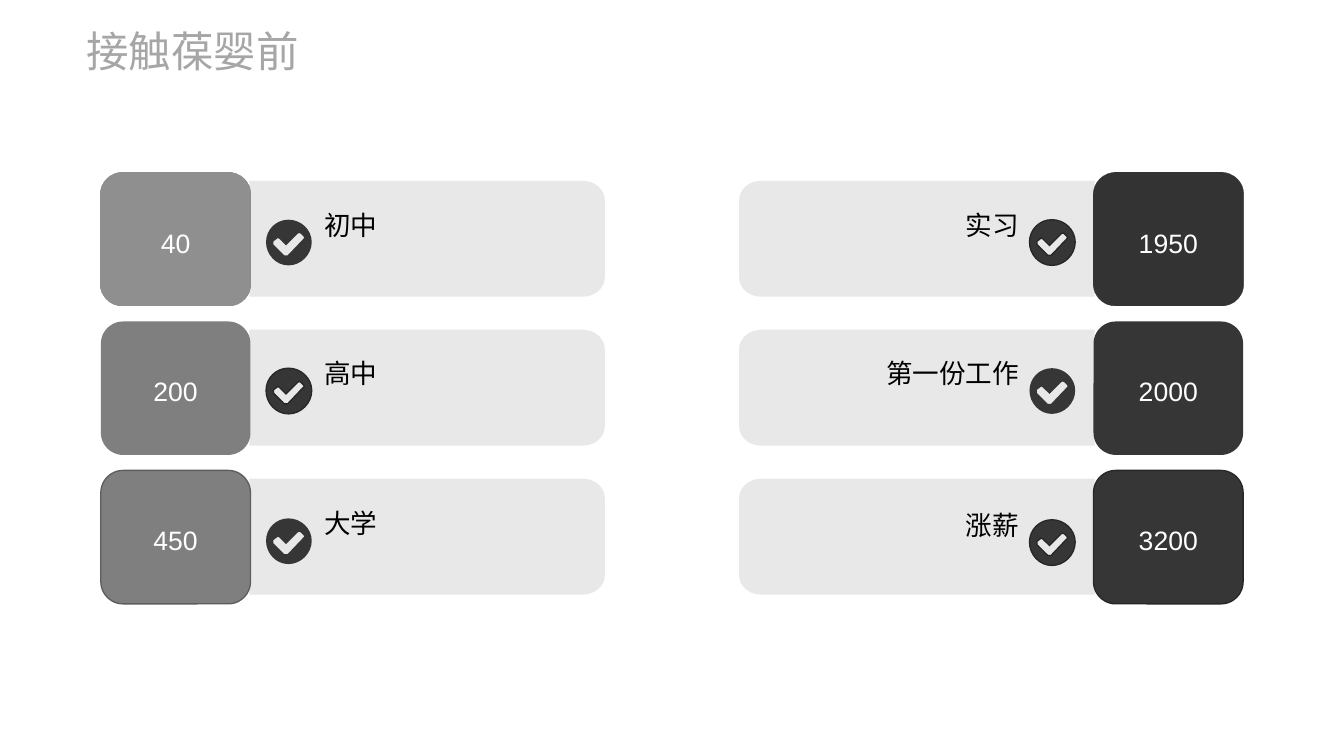
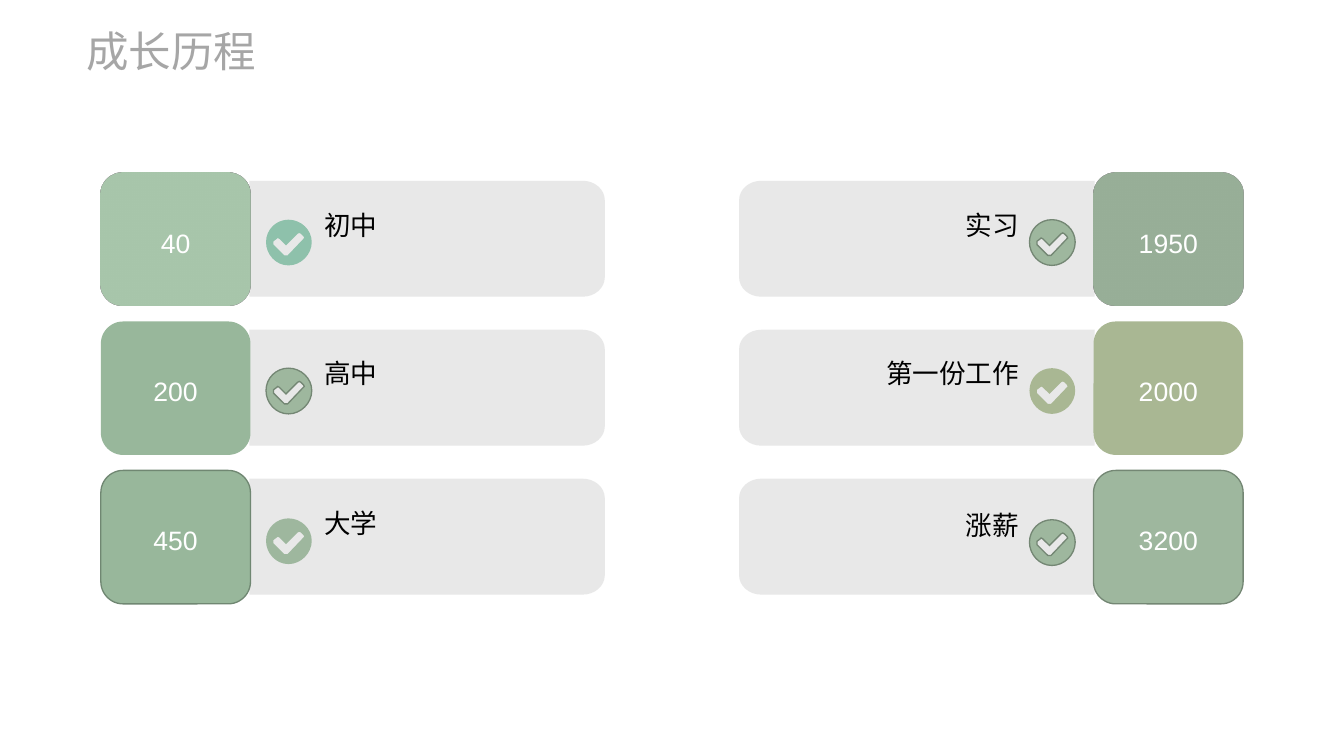
Before and after one commit to ForeverBadBoy/gradle-rabbitmq, a slide deck: slide 4 of src/main/resources/自我介绍.pptx. Drawn at 1344x756 pixels with LibreOffice and Linux fonts; fonts in the diff are those of the drawing. Boxes give left, top, right and bottom in pixels: in the first picture for what was removed or moved away, otherwise in the second. Text is boxed around its words. In the diff, an @@ line names an element or a change of style, - is before the commit and + after.

```diff
--- a/src/main/resources/自我介绍.pptx
+++ b/src/main/resources/自我介绍.pptx
@@ text at (86,31,256,70): text changed @@
-接触葆婴前
+成长历程
@@ rounded rectangle "40" at (101,172,251,306): fill #7F7F7F to #98B79B; outline #5E5E5E 1 pt to #708773 1 pt @@
@@ freeform shape at (266,220,312,266): fill #363636 to #8EC1AB @@
@@ rounded rectangle "200" at (101,321,251,455): fill #7F7F7F to #98B79B @@
@@ rounded rectangle "2000" at (1094,321,1244,455): fill #363636 to #A9B793 @@
@@ freeform shape at (1030,368,1075,414): fill #363636 to #A9B793 @@
@@ rounded rectangle "450" at (101,470,251,604): fill #7F7F7F to #98B79B; outline #5E5E5E 1 pt to #708773 1 pt @@
@@ freeform shape at (266,518,312,564): fill #363636 to #9EB79E @@
@@ fill #363636 to #9EB79E; outline #282828 1 pt to #758775 1 pt in 5 elements at (1094,172,1244,306), (1094,470,1244,604), (266,368,312,414), (1030,220,1075,266), (1030,520,1075,566) @@
```
Also in this commit, not shown: 5 other slides changed, 2 slides added, 5 slides removed.
